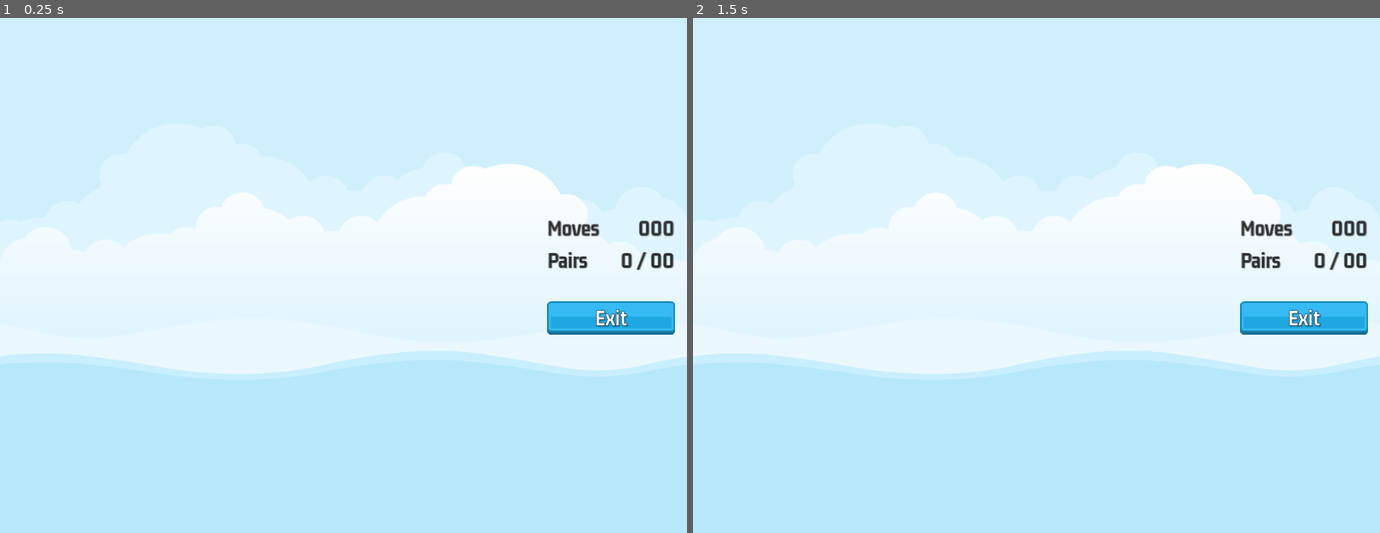
Above: before the commit, frames 1-2 (left to right).
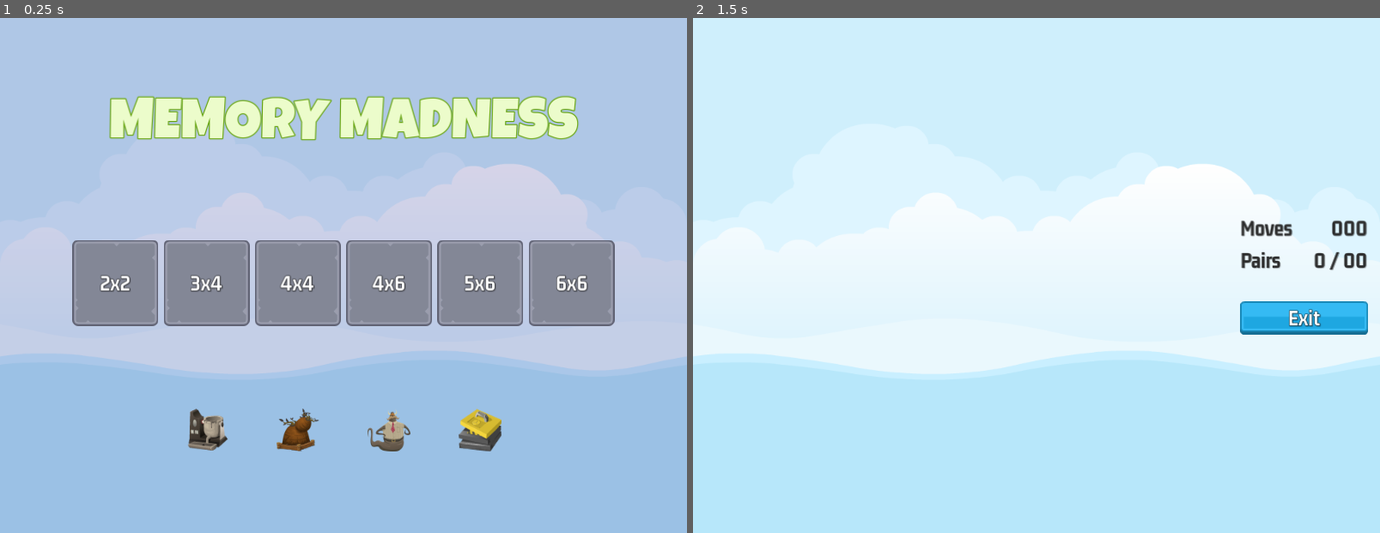
Above: after the commit, the same moments.

Repository: dizuane/godot-memory-madness
Game: Godot game, scene res://master_scene/master_scene.tscn
The game is run twice, just before and just after one commit, with the same random seed, the same clock (stepped at 60 frames per second) and the same inputs.
Inputs (mouse positions are in pixels of both pictures, inside the frame that each line leads up to):
- Up to frame 1 (0.25 s): no input
- Up to frame 2 (1.5 s): click (809, 280) at 0.5 s, where only the run after the commit has a clickable "2x2"; tap Enter at 1.25 s

The runs differ from the first frame. In frame 1, 100% of the frame differs, in the area x 0-100%, y 0-100%; in frame 2, nothing differs.

Commit message:
Finished game screen, added sound, added game manager

Diff:
--- /dev/null
+++ b/game_screen/game_screen.gd
@@ -0,0 +1,13 @@
+extends Control
+
+@onready var sound = $Sound
+
+func _ready():
+	pass # Replace with function body.
+
+func _process(delta):
+	pass
+
+func _on_exit_button_pressed():
+	SoundManager.play_button_click(sound)
+	SignalManager.on_game_exit_pressed.emit()
--- a/game_screen/game_screen.tscn
+++ b/game_screen/game_screen.tscn
@@ -1,6 +1,7 @@
-[gd_scene load_steps=6 format=3 uid="uid://dn8rdj1m68okj"]
+[gd_scene load_steps=7 format=3 uid="uid://dn8rdj1m68okj"]
 
 [ext_resource type="LabelSettings" uid="uid://br3i32by0yehf" path="res://assets/GM_32_Dark.tres" id="1_10ml4"]
+[ext_resource type="Script" path="res://game_screen/game_screen.gd" id="1_roohr"]
 [ext_resource type="Texture2D" uid="uid://7hn8exgsfx1h" path="res://assets/ui/blue_button00.png" id="2_qag3h"]
 [ext_resource type="Texture2D" uid="uid://dsm3hd2dqmnqm" path="res://assets/ui/yellow_button00.png" id="3_gxl62"]
 [ext_resource type="Texture2D" uid="uid://dykw2lwqml63k" path="res://assets/ui/green_button00.png" id="4_xetx2"]
@@ -13,6 +14,7 @@
 anchor_bottom = 1.0
 grow_horizontal = 2
 grow_vertical = 2
+script = ExtResource("1_roohr")
 
 [node name="HB" type="HBoxContainer" parent="."]
 layout_mode = 1
@@ -97,3 +99,7 @@
 label_settings = ExtResource("5_njkbv")
 horizontal_alignment = 1
 vertical_alignment = 1
+
+[node name="Sound" type="AudioStreamPlayer" parent="."]
+
+[connection signal="pressed" from="HB/MC2/VBoxContainer/ExitButton" to="." method="_on_exit_button_pressed"]
--- a/level_button/level_button.gd
+++ b/level_button/level_button.gd
@@ -16,3 +16,4 @@
 
 func _on_pressed():
 	SoundManager.play_button_click(sound)
+	SignalManager.on_level_selected.emit(_level_number)
--- /dev/null
+++ b/master_scene/master_scene.gd
@@ -0,0 +1,23 @@
+extends CanvasLayer
+
+@onready var main_screen = $MainScreen
+@onready var game_screen = $GameScreen
+@onready var sound = $Sound
+
+
+func _ready():
+	on_game_exit_pressed()
+	SignalManager.on_game_exit_pressed.connect(on_game_exit_pressed)
+	SignalManager.on_level_selected.connect(on_level_selected)
+
+func show_game(s: bool) -> void:
+	game_screen.visible = s
+	main_screen.visible = !s
+
+func on_game_exit_pressed() -> void:
+	show_game(false)
+	SoundManager.play_sound(sound, SoundManager.SOUND_MAIN_MENU)
+
+func on_level_selected(level_num: int) -> void:
+	show_game(true)
+	SoundManager.play_sound(sound, SoundManager.SOUND_IN_GAME)
--- a/master_scene/master_scene.tscn
+++ b/master_scene/master_scene.tscn
@@ -1,10 +1,12 @@
-[gd_scene load_steps=4 format=3 uid="uid://birifa1qrqoe7"]
+[gd_scene load_steps=5 format=3 uid="uid://birifa1qrqoe7"]
 
 [ext_resource type="Texture2D" uid="uid://b2tgsqlhynwe8" path="res://assets/images/backgroundEmpty.png" id="1_esi3b"]
+[ext_resource type="Script" path="res://master_scene/master_scene.gd" id="1_q6ff3"]
 [ext_resource type="PackedScene" uid="uid://tf4qgd3ma5st" path="res://main_screen/main_screen.tscn" id="2_qy3g8"]
 [ext_resource type="PackedScene" uid="uid://dn8rdj1m68okj" path="res://game_screen/game_screen.tscn" id="3_lxcho"]
 
 [node name="MasterScene" type="CanvasLayer"]
+script = ExtResource("1_q6ff3")
 
 [node name="TextureRect" type="TextureRect" parent="."]
 anchors_preset = 15
@@ -15,6 +17,7 @@
 texture = ExtResource("1_esi3b")
 
 [node name="MainScreen" parent="." instance=ExtResource("2_qy3g8")]
-visible = false
 
 [node name="GameScreen" parent="." instance=ExtResource("3_lxcho")]
+
+[node name="Sound" type="AudioStreamPlayer" parent="."]
--- a/project.godot
+++ b/project.godot
@@ -17,6 +17,7 @@
 
 [autoload]
 
+SignalManager="*res://singletons/signal_manager.gd"
 ImageManager="*res://singletons/image_manager.gd"
 SoundManager="*res://singletons/sound_manager.gd"
 GameManager="*res://singletons/game_manager.gd"
--- /dev/null
+++ b/singletons/signal_manager.gd
@@ -0,0 +1,4 @@
+extends Node
+
+signal on_level_selected(level_num: int)
+signal on_game_exit_pressed
